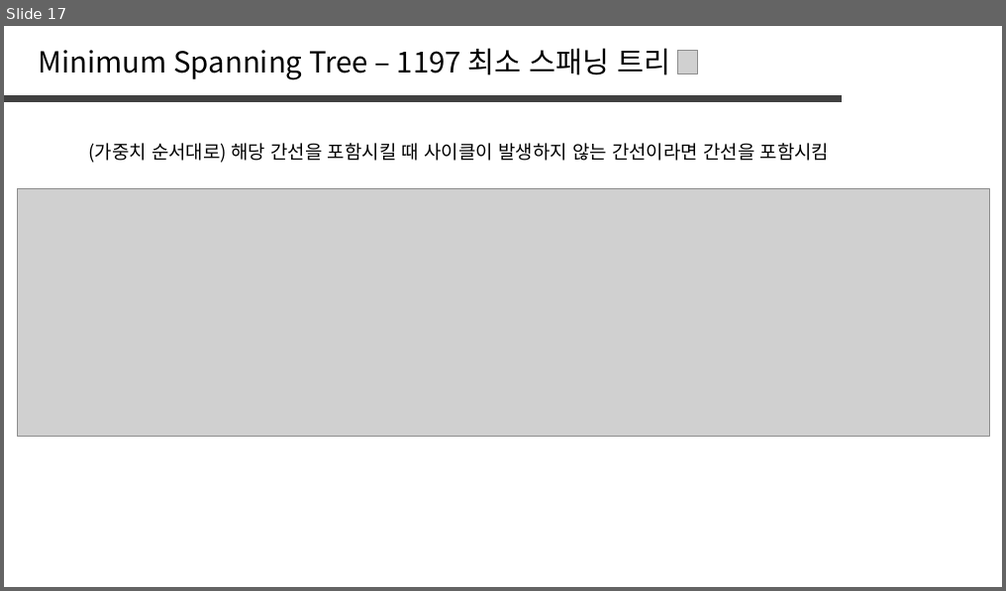
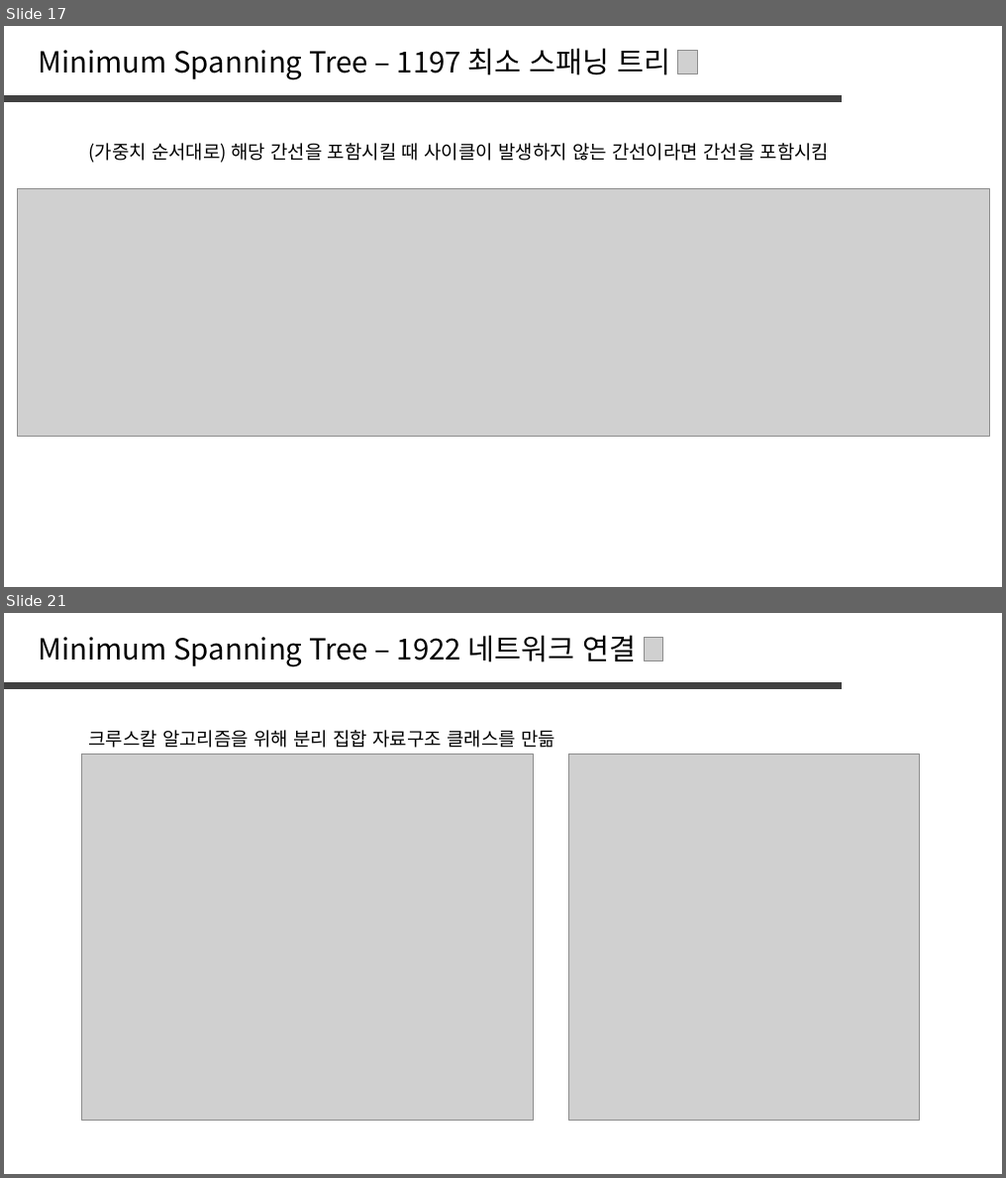
Before and after one commit to jaehoo1/PS-study, a slide deck: study/14_Minimum Spanning Tree, Kruskal.pptx. Shown one above the other, each under a label of ours: slide 17 before the commit, slides 17 and 21 after it; the slides between them are not shown. The pictures are 1006x591 and 1006x1178 pixels, drawn with LibreOffice and Linux fonts; fonts in the diff are those of the drawing; grey boxes stand for pictures. Boxes give left, top, right and bottom in pixels: in the first picture for what was removed or moved away, otherwise in the second. Text is boxed around its words. In the diff, an @@ line names an element or a change of style, - is before the commit and + after.

```diff
--- a/study/14_Minimum Spanning Tree, Kruskal.pptx
+++ b/study/14_Minimum Spanning Tree, Kruskal.pptx
@@ slide 21 added at [4, 613, 1002, 1174], background #FFFFFF @@
@@ text added at [39, 635, 637, 667], 28 pt, text #000000 @@
+Minimum Spanning Tree – 1922 네트워크 연결
@@ picture added at [645, 637, 663, 661] @@
@@ line added from (4, 685) to (843, 685), #404040 6 pt @@
@@ text added at [88, 730, 555, 748], 18 pt, text #000000 @@
+크루스칼 알고리즘을 위해 분리 집합 자료구조 클래스를 만듦
@@ picture added at [81, 754, 534, 1121] @@
@@ picture added at [569, 754, 920, 1120] @@
```
Also in this commit, not shown: 4 slides changed, 3 other slides added.
